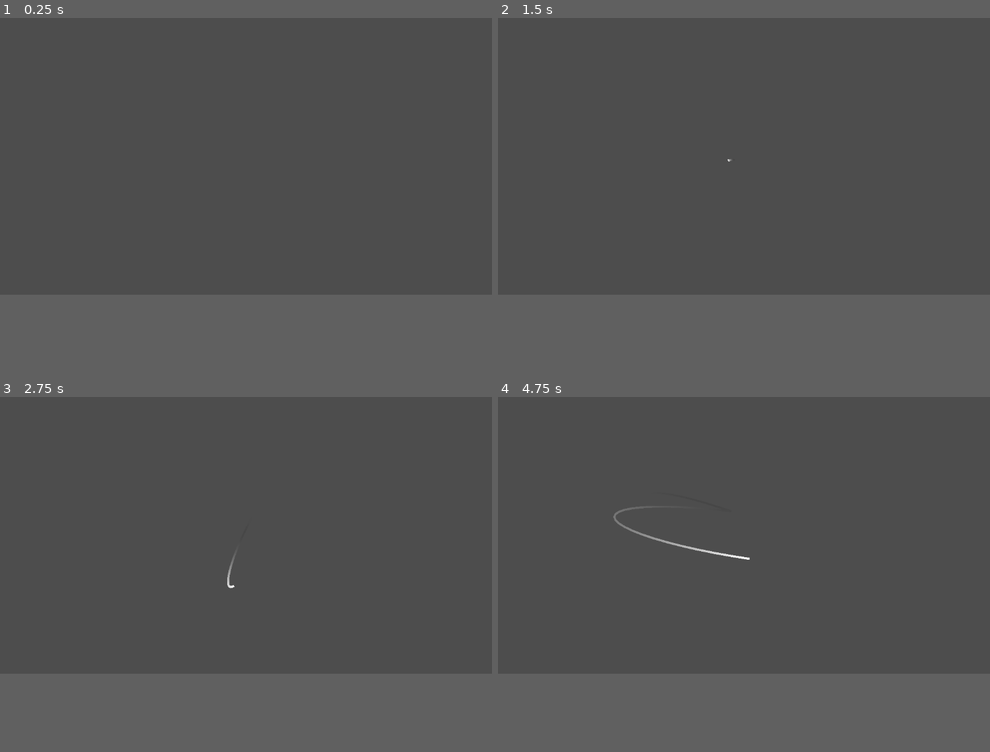
Above: before the commit, frames 1-4 (two rows, left to right).
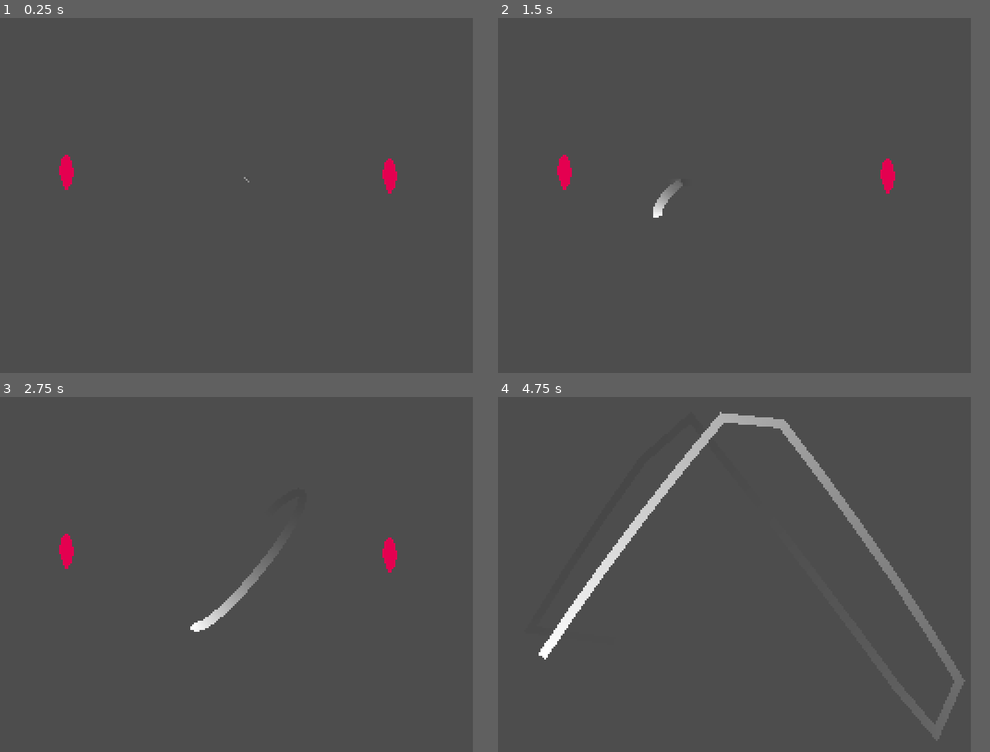
Above: after the commit, the same moments.

Repository: furiousknight25/Counter-Effects
Game: Godot game, scene res://scenes/Scene_1.tscn
Two runs of this game, one before a commit and one after it. Both use one fixed random seed, a clock stepped at 60 frames per second and the inputs below. Before the commit the project starts from res://junk/demoball.tscn.
Inputs (mouse positions are in pixels of both pictures, inside the frame that each line leads up to):
- Up to frame 1 (0.25 s): no input
- Up to frame 2 (1.5 s): tap Enter at 0.5 s; move the mouse to (852, 142) at 0.52 s; click (852, 142) at 0.6 s; move the mouse to (645, 170) at 1.27 s; click (645, 170) at 1.35 s
- Up to frame 3 (2.75 s): move the mouse to (295, 475) at 2.02 s; click (295, 475) at 2.1 s
- Up to frame 4 (4.75 s): move the mouse to (719, 592) at 2.77 s; click (719, 592) at 2.85 s; move the mouse to (891, 578) at 3.52 s; click (891, 578) at 3.6 s; tap F (fullscreen, bound only after the commit) at 4.15 s; move the mouse to (596, 492) at 4.27 s; click (596, 492) at 4.35 s
In our replay, the window is 799x449 before the commit and 768x576 after it. These sizes can differ from the game's own. Grey fills any space a smaller window leaves; there, only what the larger window draws over its background counts as a difference.

The runs differ from the first frame. In frame 1, 0.4% of the frame differs, in the area x 12-81%, y 38-50%; in frame 2, 0.6%; in frame 3, 1.0%; in frame 4, 4.0%, in the area x 8-95%, y 4-97%.

Commit message:
code without spring

Diff:
--- a/new-game-project/junk/balltet.gd
+++ b/new-game-project/junk/balltet.gd
@@ -15,7 +15,6 @@
 		velocity = dir * speed
 		speed += 500
 
-	print(speed)
 
 	if is_on_wall():
 		var wall_noraml = get_wall_normal()
--- a/new-game-project/project.godot
+++ b/new-game-project/project.godot
@@ -11,9 +11,19 @@
 [application]
 
 config/name="New Game Project"
-run/main_scene="uid://j7oysou2qkbd"
+run/main_scene="uid://dfhfol7byum77"
 config/features=PackedStringArray("4.5", "Forward Plus")
 config/icon="res://icon.svg"
+
+[autoload]
+
+Director="*res://scripts/director.gd"
+
+[display]
+
+window/size/viewport_width=256
+window/size/viewport_height=192
+window/stretch/mode="viewport"
 
 [file_customization]
 
@@ -23,6 +33,10 @@
 "res://scripts/": "purple"
 }
 
+[global_group]
+
+Hitable=""
+
 [input]
 
 click={
@@ -30,3 +44,28 @@
 "events": [Object(InputEventMouseButton,"resource_local_to_scene":false,"resource_name":"","device":-1,"window_id":0,"a …(258 unchanged characters)…
 ]
 }
+exit={
+"deadzone": 0.2,
+"events": [Object(InputEventKey,"resource_local_to_scene":false,"resource_name":"","device":-1,"window_id":0,"alt_pressed":false,"shift_pressed":false,"ctrl_pressed":false,"meta_pressed":false,"pressed":false,"keycode":0,"physical_keycode":4194305,"key_label":0,"unicode":0,"location":0,"echo":false,"script":null)
+]
+}
+fullscreen={
+"deadzone": 0.2,
+"events": [Object(InputEventKey,"resource_local_to_scene":false,"resource_name":"","device":-1,"window_id":0,"alt_pressed":false,"shift_pressed":false,"ctrl_pressed":false,"meta_pressed":false,"pressed":false,"keycode":0,"physical_keycode":70,"key_label":0,"unicode":102,"location":0,"echo":false,"script":null)
+]
+}
+restart={
+"deadzone": 0.2,
+"events": [Object(InputEventKey,"resource_local_to_scene":false,"resource_name":"","device":-1,"window_id":0,"alt_pressed":false,"shift_pressed":false,"ctrl_pressed":false,"meta_pressed":false,"pressed":false,"keycode":0,"physical_keycode":82,"key_label":0,"unicode":114,"location":0,"echo":false,"script":null)
+]
+}
+
+[layer_names]
+
+2d_physics/layer_1="Environment"
+2d_physics/layer_2="Ball"
+2d_physics/layer_3="Player"
+
+[rendering]
+
+textures/default_filters/use_nearest_mipmap_filter=true
--- /dev/null
+++ b/new-game-project/scenes/Ball.tscn
@@ -0,0 +1,35 @@
+[gd_scene load_steps=6 format=3 uid="uid://c7a6cijicq3rd"]
+
+[ext_resource type="Script" uid="uid://btxblnn0xcf64" path="res://scripts/ball.gd" id="1_d73vv"]
+[ext_resource type="Script" uid="uid://wytq8piaqmrc" path="res://scripts/SpringPhysics.gd" id="2_ul5l2"]
+[ext_resource type="PackedScene" uid="uid://dj3hcfpjf08dc" path="res://scenes/visual_follow_line.tscn" id="3_dqebh"]
+[ext_resource type="Script" uid="uid://dvloyvpvwr5sd" path="res://scripts/debug_mode.gd" id="4_dqebh"]
+
+[sub_resource type="CircleShape2D" id="CircleShape2D_ig1eg"]
+radius = 5.0
+
+[node name="Ball" type="CharacterBody2D"]
+collision_layer = 2
+collision_mask = 7
+motion_mode = 1
+wall_min_slide_angle = 0.0
+platform_on_leave = 2
+script = ExtResource("1_d73vv")
+
+[node name="CollisionShape2D" type="CollisionShape2D" parent="."]
+shape = SubResource("CircleShape2D_ig1eg")
+
+[node name="SpringX" type="Node" parent="."]
+script = ExtResource("2_ul5l2")
+tension = 50.0
+damping = 0.0
+
+[node name="SpringY" type="Node" parent="."]
+script = ExtResource("2_ul5l2")
+tension = 50.0
+damping = 0.0
+
+[node name="VisualFollowLine" parent="." instance=ExtResource("3_dqebh")]
+
+[node name="DebugMode" type="Node" parent="."]
+script = ExtResource("4_dqebh")
--- /dev/null
+++ b/new-game-project/scenes/Scene_1.tscn
@@ -0,0 +1,38 @@
+[gd_scene load_steps=4 format=3 uid="uid://dfhfol7byum77"]
+
+[ext_resource type="PackedScene" uid="uid://c7a6cijicq3rd" path="res://scenes/Ball.tscn" id="1_cyp6q"]
+[ext_resource type="PackedScene" uid="uid://bo5kfu2xrt7og" path="res://scenes/Target.tscn" id="2_32jcc"]
+
+[sub_resource type="RectangleShape2D" id="RectangleShape2D_ib06g"]
+size = Vector2(275, 16)
+
+[node name="Root" type="Node2D"]
+
+[node name="Border" type="StaticBody2D" parent="."]
+
+[node name="CollisionShape2D" type="CollisionShape2D" parent="Border"]
+position = Vector2(127.5, -2)
+shape = SubResource("RectangleShape2D_ib06g")
+
+[node name="CollisionShape2D2" type="CollisionShape2D" parent="Border"]
+position = Vector2(124, 195)
+shape = SubResource("RectangleShape2D_ib06g")
+
+[node name="CollisionShape2D3" type="CollisionShape2D" parent="Border"]
+position = Vector2(0, 83)
+rotation = -1.5707964
+shape = SubResource("RectangleShape2D_ib06g")
+
+[node name="CollisionShape2D4" type="CollisionShape2D" parent="Border"]
+position = Vector2(263, 86)
+rotation = -1.5707964
+shape = SubResource("RectangleShape2D_ib06g")
+
+[node name="Ball" parent="." instance=ExtResource("1_cyp6q")]
+position = Vector2(134, 88)
+
+[node name="Target" parent="." instance=ExtResource("2_32jcc")]
+position = Vector2(211, 85)
+
+[node name="Target2" parent="." instance=ExtResource("2_32jcc")]
+position = Vector2(36, 83)
--- /dev/null
+++ b/new-game-project/scenes/Target.tscn
@@ -0,0 +1,17 @@
+[gd_scene load_steps=3 format=3 uid="uid://bo5kfu2xrt7og"]
+
+[ext_resource type="Script" uid="uid://dxoi4ac1u2wx1" path="res://scripts/target.gd" id="1_n13nt"]
+
+[sub_resource type="RectangleShape2D" id="RectangleShape2D_c5agv"]
+size = Vector2(8, 21)
+
+[node name="Target" type="StaticBody2D" groups=["Hitable"]]
+script = ExtResource("1_n13nt")
+
+[node name="CollisionShape2D" type="CollisionShape2D" parent="."]
+position = Vector2(0, 0.5)
+shape = SubResource("RectangleShape2D_c5agv")
+
+[node name="Polygon2D" type="Polygon2D" parent="."]
+color = Color(0.8963646, 0, 0.31393525, 1)
+polygon = PackedVector2Array(0, -9, -3, -6, -4, 0, -2, 7, 0, 11, 3, 6, 4, 0, 3, -5, 1, -9)
--- /dev/null
+++ b/new-game-project/scenes/cam_noise.tres
@@ -0,0 +1,8 @@
+[gd_resource type="FastNoiseLite" load_steps=0 format=3 uid="uid://qbsvntkrukp7"]
+
+[resource]
+noise_type = 3
+seed = 28
+fractal_type = 3
+fractal_octaves = 2
+fractal_lacunarity = 3.0
--- /dev/null
+++ b/new-game-project/scenes/camera_shake.gd
@@ -0,0 +1,49 @@
+extends Camera2D
+class_name CameraShake
+#keep in mind they are TWO camera shake systems being used here
+##often I like to make the camera global and then acess this via code, but for this example the camera will be instantiated here
+
+var decay := .8 #How quickly shaking will stop [0,1].
+var max_offset := Vector2(480*.01,272*.01) #this reduces how much your camera can shake
+var max_roll = 0.01 #Maximum rotation in radians (use sparingly).
+@onready var noise = preload("res://2D Tools/CameraShake/cam_noise.tres") #required, you can customize this noise to change shaking properties
+
+var noise_y = 0 #Value used to move through the noise
+var trauma := 0.0 #Current shake strength
+var trauma_pwr := 2 #Trauma exponent. Use [2,3]
+var jitter = Vector2.ZERO
+
+var tension = 2 #this simulates the camera going back to its orignal position like an elastic spring
+var damp = .1 #this changes how fast your camera resets to its original state
+var target_pos = Vector2(0,0) # where to reset your position back to, its a variable that never changes
+var shake_pos = Vector2(0,0) #this gets changed to simulate an offset
+var velocity = Vector2.ZERO #changes how fast your offset changes
+
+func _ready():
+	ignore_rotation = false #allows the camera to rotate
+	randomize() #makes the random systems more random
+
+func _process(delta):
+	if trauma:
+		trauma = max(trauma - decay * delta, 0)
+		shake()
+
+	var displacement = (target_pos - shake_pos) * delta    #distance to center
+	velocity += (displacement * tension) - (velocity * damp)
+	shake_pos += velocity + jitter
+
+	offset = shake_pos #this is the property that moves the camera
+
+func shake(): #random jitter
+	var amt = pow(trauma, trauma_pwr)
+	noise_y += 1
+	rotation = max_roll * amt * noise.get_noise_2d(noise.seed,noise_y)
+	jitter.x = max_offset.x * amt * noise.get_noise_2d(noise.seed*2,noise_y)
+	jitter.y = max_offset.y * amt * noise.get_noise_2d(noise.seed*3,noise_y)
+
+	return jitter
+
+func add_trauma(amount : float, direction : Vector2): #CALL THIS FUNCTION TO START THE SHAKE
+	trauma = min(trauma + amount, 2.0) #for the regular camera shake motion
+	velocity += direction #for the spring camera motion
+	#noise.seed = randi()
--- /dev/null
+++ b/new-game-project/scenes/visual_follow_line.tscn
@@ -0,0 +1,18 @@
+[gd_scene load_steps=4 format=3 uid="uid://dj3hcfpjf08dc"]
+
+[ext_resource type="Script" uid="uid://bhs7necjv2276" path="res://scripts/visual_follow_line.gd" id="1_lirng"]
+
+[sub_resource type="Curve" id="Curve_mcdg6"]
+_data = [Vector2(0, 0), 0.0, 0.0, 0, 0, Vector2(1, 1), 0.0, 0.0, 0, 0]
+point_count = 2
+
+[sub_resource type="Gradient" id="Gradient_lirng"]
+offsets = PackedFloat32Array(0.7328767, 1)
+colors = PackedColorArray(0, 0, 0, 0, 1, 1, 1, 1)
+
+[node name="VisualFollowLine" type="Line2D"]
+top_level = true
+width = 5.0
+width_curve = SubResource("Curve_mcdg6")
+gradient = SubResource("Gradient_lirng")
+script = ExtResource("1_lirng")
--- a/new-game-project/scripts/SpringPhysics.gd
+++ b/new-game-project/scripts/SpringPhysics.gd
@@ -5,7 +5,7 @@
 
 @export var value : float = 0.0
 var vel := .01
-@export var goal := 0
+@export var goal : float = 0.0
 @export var tension := 300.0 #strength of spring
 @export var damping := 20.0 #how fast the spring slows down
 
--- /dev/null
+++ b/new-game-project/scripts/ball.gd
@@ -0,0 +1,63 @@
+extends CharacterBody2D
+class_name Ball
+## HOW TO USE
+# you only really need to acess the bottom two functions, hit_ball to move the ball and hit_object
+@onready var spring_x: Spring = $SpringX
+@onready var spring_y: Spring = $SpringY
+@onready var visual_follow_line: VisualFollowLine = $VisualFollowLine
+
+var speed : float = 1.0
+
+enum STATES {FREEZE, MOVING}
+var cur_state = STATES.MOVING
+
+func _ready() -> void:
+	spring_x.goal = global_position.x
+	spring_y.goal = global_position.y
+
+func _process(delta: float) -> void:
+	match cur_state:
+		STATES.FREEZE: #when the ball gets hit, might activate this state. FREEZE frame logic, also prevents player from getting hit
+			freeze_process(delta)
+		STATES.MOVING:
+			moving_process(delta)
+
+func set_state_freezing(freeze_time):
+	cur_state = STATES.FREEZE
+	await get_tree().create_timer(freeze_time).timeout
+	set_state_moving()
+
+func set_state_moving():
+	cur_state = STATES.MOVING
+
+func freeze_process(delta):
+	pass #use this for visual logic
+
+func moving_process(delta):
+	velocity.x += spring_x.interpolate_spring(position.x, delta) * delta#bungie cord
+	velocity.y += spring_y.interpolate_spring(position.y, delta) * delta
+
+	if is_on_wall(): #bouncing off wall
+		var wall_noraml = get_wall_normal()
+		if wall_noraml != null:
+			velocity = velocity.bounce(wall_noraml)
+			#Vector2(randf_range(-.1,.1), randf_range(-.1,.1)) we can use equation to modify and add random
+
+	move_and_slide()
+	visual_follow_line.spawn_line(global_position)
+
+	var last_hit = get_last_slide_collision()
+	if last_hit != null:
+		hit_object(last_hit.get_collider())
+
+
+func hit_ball(direction : Vector2, strength : float, freeze_length : float = 0): #direction is your target position, it WILL be normalized and you get a lashing if you dont like it
+	if freeze_length > 0.0:
+		set_state_freezing(freeze_length)
+
+	speed += strength
+	velocity = direction * speed
+
+func hit_object(object):
+	if object.is_in_group("Hitable"):
+		object.hit(velocity)
--- /dev/null
+++ b/new-game-project/scripts/debug_mode.gd
@@ -0,0 +1,9 @@
+extends Node
+@onready var ball: Ball = $".."
+
+
+func _process(delta: float) -> void:
+	if !Director.debug_mode: return
+
+	if Input.is_action_just_pressed("click"):
+		ball.hit_ball((ball.get_global_mouse_position() - ball.global_position), 5.0)
--- /dev/null
+++ b/new-game-project/scripts/director.gd
@@ -0,0 +1,21 @@
+extends Node
+
+#NOTE this is a global that I have in all of my projects, it saves development time by quite a lot
+var fullscreen := false
+var textures = []
+var debug_mode = true
+func _process(_delta):
+
+	if Input.is_action_just_pressed("exit"):
+		get_tree().quit()
+
+	if Input.is_action_just_pressed("fullscreen"):
+		if !fullscreen:
+			DisplayServer.window_set_mode(DisplayServer.WINDOW_MODE_FULLSCREEN)
+			fullscreen = true
+		else:
+			fullscreen = false
+			DisplayServer.window_set_mode(DisplayServer.WINDOW_MODE_WINDOWED)
+
+	if Input.is_action_just_pressed('restart'):
+		get_tree().reload_current_scene()
--- /dev/null
+++ b/new-game-project/scripts/target.gd
@@ -0,0 +1,5 @@
+extends StaticBody2D
+
+#ALL things that CAN be hit should have this function, the velocity is inputed if we want to measure speed, but mainly for directional particles when we get there
+func hit(velocity : Vector2):
+	queue_free()
--- /dev/null
+++ b/new-game-project/scripts/visual_follow_line.gd
@@ -0,0 +1,15 @@
+extends Line2D
+class_name VisualFollowLine
+## HOW TO USE
+# call the spawn_line function every frame to start displaying it, or call it whenever you want a new line
+# you can change the width curve color fill, etc in the line settings to give it a unique look
+# use the export variables to change more properties
+
+@export var wiggle : float = 0.1
+@export var delete_oldest_point_time : float = 4.0
+
+func spawn_line(pos : Vector2):
+	add_point(to_local(pos + Vector2(randf_range(-wiggle,wiggle), randf_range(-wiggle, wiggle))))
+
+	await get_tree().create_timer(delete_oldest_point_time).timeout
+	if get_point_count() > 0:remove_point(0)
Not shown, added: new-game-project/scenes/camera_shake.gd.uid
Not shown, added: new-game-project/scripts/ball.gd.uid
Not shown, added: new-game-project/scripts/debug_mode.gd.uid
Not shown, added: new-game-project/scripts/director.gd.uid
Not shown, added: new-game-project/scripts/target.gd.uid
Not shown, added: new-game-project/scripts/visual_follow_line.gd.uid
